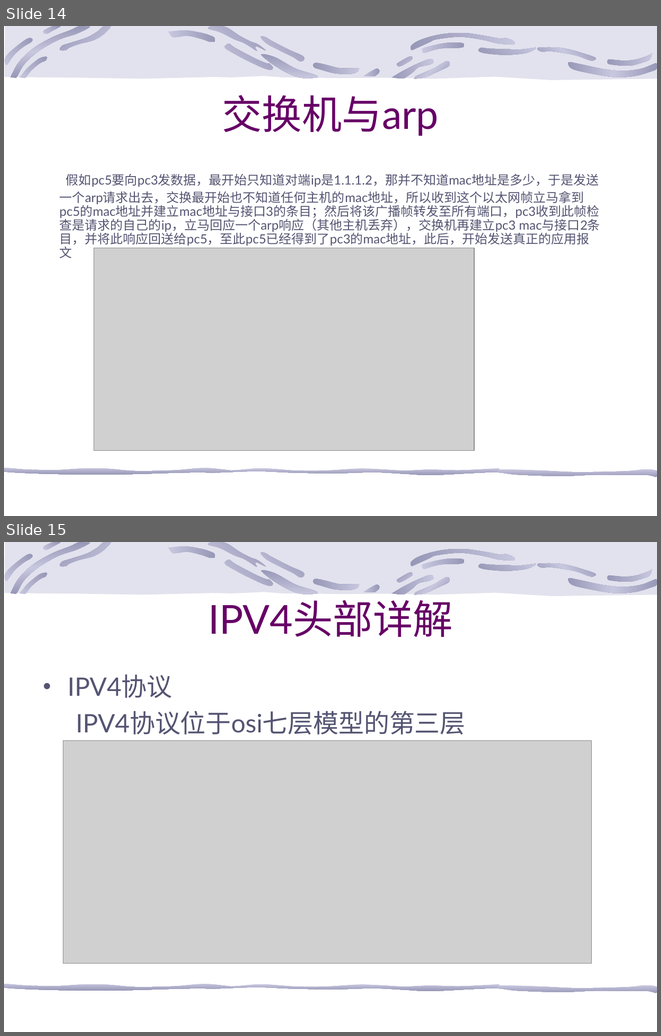
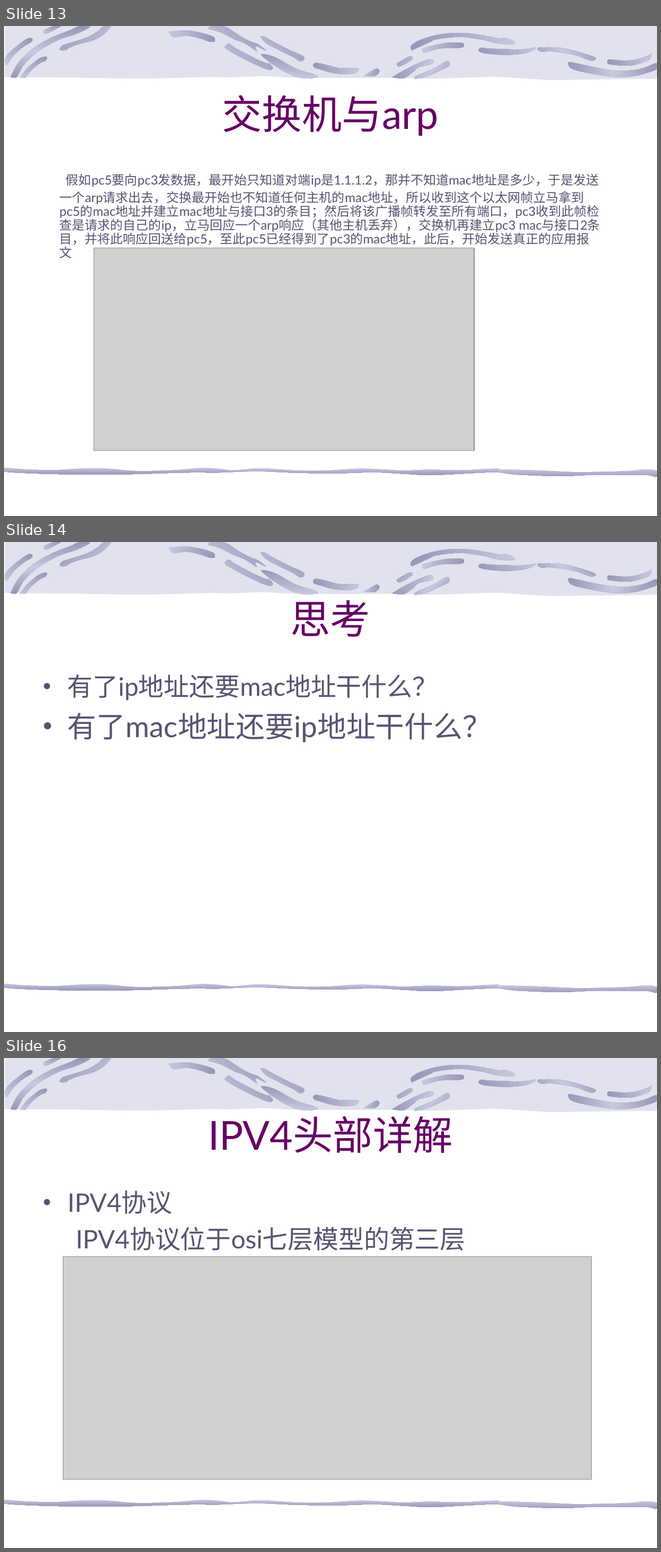
Before and after one commit to 13242084001/shell, a slide deck: 网络知识.ppt. Shown one above the other, each under a label of ours: slides 14 and 15 before the commit, slides 13, 14 and 16 after it; the slides between them are not shown. The pictures are 661x1036 and 661x1552 pixels, drawn with LibreOffice and Linux fonts; fonts in the diff are those of the drawing; grey boxes stand for pictures; background and template pictures are left out. Boxes give left, top, right and bottom in pixels: in the first picture for what was removed or moved away, otherwise in the second. Text is boxed around its words. In the diff, an @@ line names an element or a change of style, - is before the commit and + after.

```diff
--- a/网络知识.ppt
+++ b/网络知识.ppt
@@ slide 14 added at [4, 542, 657, 1032], background picture (left out); not listed: 25 template elements that a slide beside it also shows @@
@@ title added at [291, 593, 371, 637], 44 pt, text #660066 @@
+思考
@@ text added at [68, 674, 492, 742], 28 pt, text #545472 @@
+• 有了ip地址还要mac地址干什么？
+• 有了mac地址还要ip地址干什么？
@@ what was slide 14 is now slide 13 @@
@@ what was slide 15 is now slide 16 @@
```
Also in this commit, not shown: 7 slides changed, 11 other slides added, 44 slides removed.
